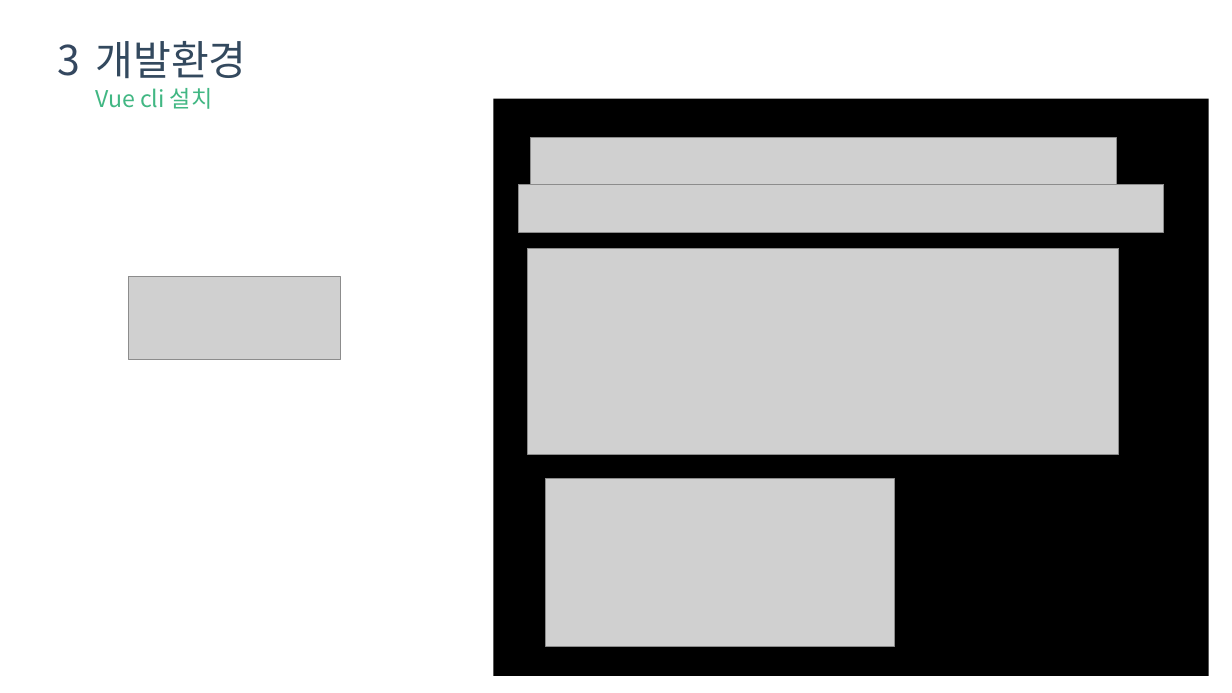
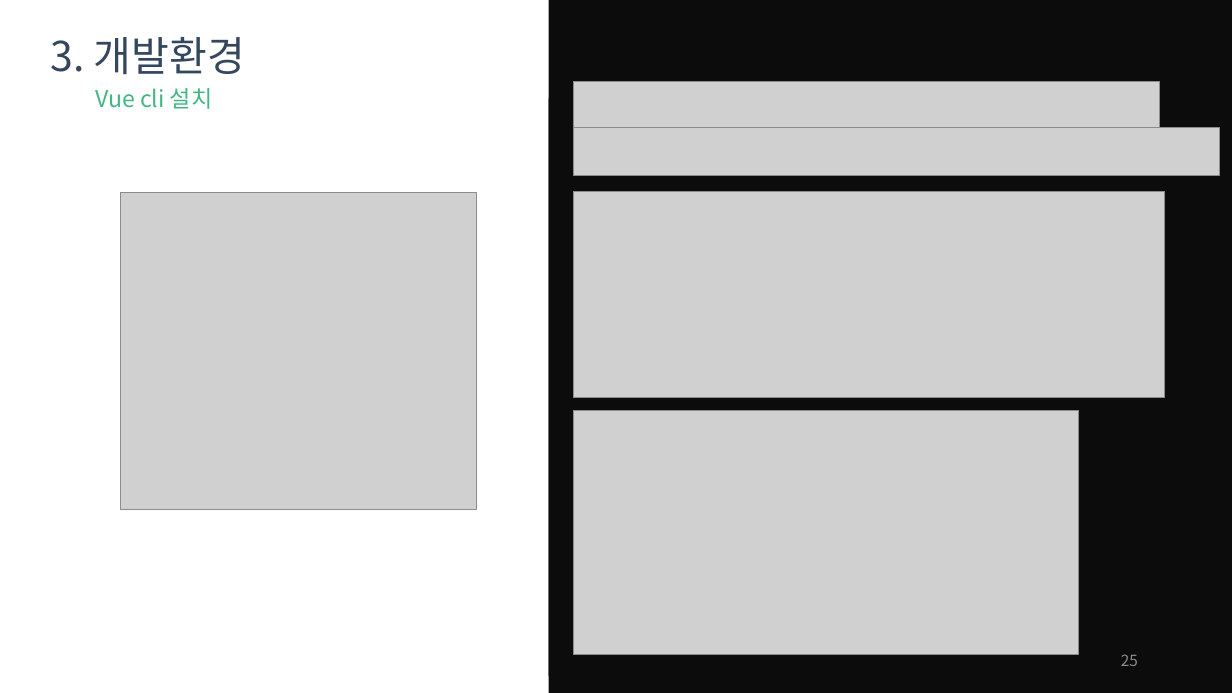
Before and after one commit to raheego/vue-todolist, a slide deck: slide 25 of 역량강화_vuejs_grh.pptx (slide 21 before the commit). Drawn at 1232x693 pixels with LibreOffice and Linux fonts; fonts in the diff are those of the drawing; grey boxes stand for pictures. Boxes give left, top, right and bottom in pixels: in the first picture for what was removed or moved away, otherwise in the second. Text is boxed around its words. In the diff, an @@ line names an element or a change of style, - is before the commit and + after.

```diff
--- a/역량강화_vuejs_grh.pptx
+++ b/역량강화_vuejs_grh.pptx
@@ rectangle added at bbox=[549, 0, 1232, 693], fill #0C0C0C @@
@@ text at bbox=[50, 37, 245, 75]: text changed; text colour #33495E to #34475F @@
-개발환경
+3. 개발환경
@@ text removed at bbox=[57, 44, 80, 76] @@
-3
@@ picture: place and size @@
-picture at bbox=[531, 138, 1116, 184]
+picture at bbox=[574, 81, 1160, 128]
@@ rectangle: place and size @@
-rectangle at bbox=[494, 99, 1209, 677]
+rectangle at bbox=[549, 99, 1232, 677]
@@ rectangle at bbox=[549, 99, 1232, 677]: fill #000000 to #0C0C0C @@
@@ picture: place and size @@
-picture at bbox=[518, 184, 1165, 232]
+picture at bbox=[574, 128, 1220, 176]
@@ picture added at bbox=[120, 192, 476, 509] @@
@@ picture: place and size @@
-picture at bbox=[528, 249, 1119, 455]
+picture at bbox=[574, 191, 1165, 397]
@@ picture removed at bbox=[128, 276, 340, 360] @@
@@ picture: place and size @@
-picture at bbox=[546, 478, 895, 646]
+picture at bbox=[574, 410, 1080, 654]
@@ page number added at bbox=[1121, 654, 1138, 666], 12 pt, text #8C8C8C @@
+25
```
Also in this commit, not shown: 33 other slides changed, 13 slides added, 6 slides removed.
